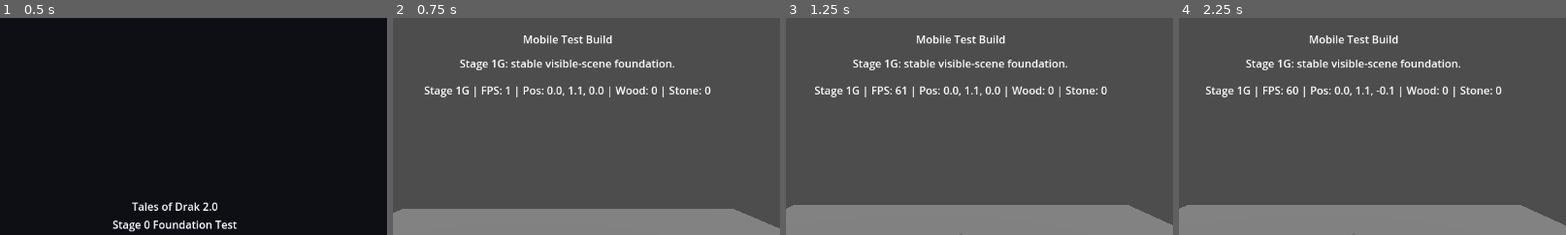
Above: before the commit, frames 1-4 (left to right).
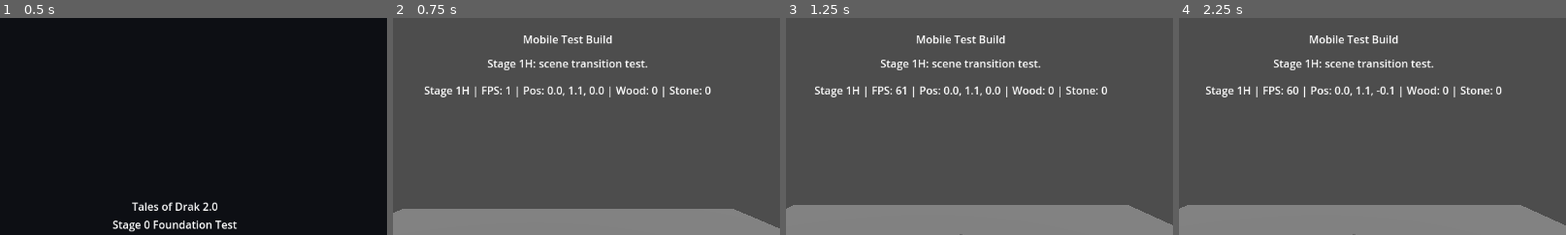
Above: after the commit, the same moments.

Repository: tristanvickery20/Tales-of-Drak-2.0
Game: Godot game, scene res://scenes/main_menu/main_menu.tscn
The game is run twice, just before and just after one commit, with the same random seed, the same clock (stepped at 60 frames per second) and the same inputs.
Inputs:
- Up to frame 1 (0.5 s): no input
- Up to frame 2 (0.75 s): click "Start Game" at 0.5 s
- Up to frame 3 (1.25 s): no input
- Up to frame 4 (2.25 s): click "Reset" at 1.25 s; click "↑" at 2 s
The pictures show only the part of the screen within x 27-77%, y 0-50%; the shares and areas given below are measured in that part.

Frame 1 is identical in both runs. In frame 2, 1.8% of the frame differs, in the area x 17-83%, y 19-37%; in frame 3, 1.8%; in frame 4, 1.8%.

Commit message:
Allow controls in outdoor and cave scenes

Diff:
--- a/scripts/mobile_test_controls.gd
+++ b/scripts/mobile_test_controls.gd
@@ -3,6 +3,9 @@
 const MAIN_MENU_SCENE := "res://scenes/main_menu/main_menu.tscn"
 const TEST_WORLD_SCENE := "res://scenes/test_world/test_world.tscn"
 const STAGE_1D_ZONE_SCRIPT := preload("res://scripts/test_zone_layout.gd")
+
+@export var spawn_outdoor_test_zone := true
+@export var stage_label := "Stage 1H: scene transition test."
 
 @onready var player: Node = get_node_or_null("../PlaceholderPlayer")
 @onready var camera: Node = get_node_or_null("../Camera3D")
@@ -17,12 +20,13 @@
 
 func _ready() -> void:
 	process_mode = Node.PROCESS_MODE_ALWAYS
-	_ensure_stage_1d_zone_exists()
+	if spawn_outdoor_test_zone:
+		_ensure_stage_1d_zone_exists()
 	_ensure_mobile_debug_controls_exist()
 	_refresh_optional_nodes()
 	_connect_input_buttons()
 	_set_paused(false)
-	_set_status("Stage 1G: stable visible-scene foundation.")
+	_set_status(stage_label)
 
 func _process(_delta: float) -> void:
 	if not _paused and player != null and player.has_method("set_move_input"):
@@ -32,7 +36,7 @@
 		camera.set_orbit_input(_orbit_input if not _paused else 0.0)
 
 	if debug_label != null and player != null and player.has_method("get_debug_summary"):
-		debug_label.text = str(player.get_debug_summary()).replace("Stage 1E", "Stage 1G").replace("Stage 1F", "Stage 1G")
+		debug_label.text = str(player.get_debug_summary()).replace("Stage 1E", "Stage 1H").replace("Stage 1F", "Stage 1H").replace("Stage 1G", "Stage 1H")
 
 func _connect_input_buttons() -> void:
 	_connect_button("Controls/MovePad/UpButton", Vector2(0, -1))
@@ -94,7 +98,7 @@
 		new_debug_label.offset_right = -20.0
 		new_debug_label.offset_bottom = 130.0
 		new_debug_label.horizontal_alignment = HORIZONTAL_ALIGNMENT_CENTER
-		new_debug_label.text = "Stage 1G debug ready"
+		new_debug_label.text = "Stage 1H debug ready"
 		controls.add_child(new_debug_label)
 
 	if get_node_or_null("Controls/PauseButton") == null:
@@ -237,7 +241,10 @@
 	get_tree().paused = false
 	_move_input = Vector2.ZERO
 	_orbit_input = 0.0
-	get_tree().change_scene_to_file(TEST_WORLD_SCENE)
+	var current_scene_path := TEST_WORLD_SCENE
+	if get_tree().current_scene != null and not get_tree().current_scene.scene_file_path.is_empty():
+		current_scene_path = get_tree().current_scene.scene_file_path
+	get_tree().change_scene_to_file(current_scene_path)
 
 func _on_pause_pressed() -> void:
 	_set_paused(true)
